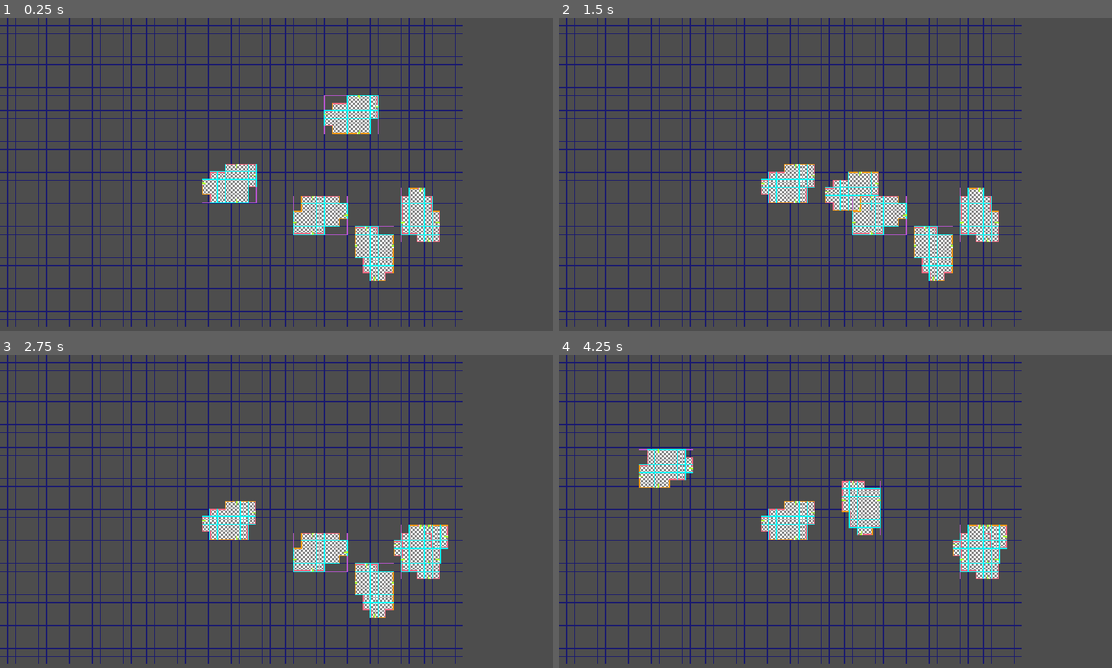
Above: before the commit, frames 1-4 (two rows, left to right).
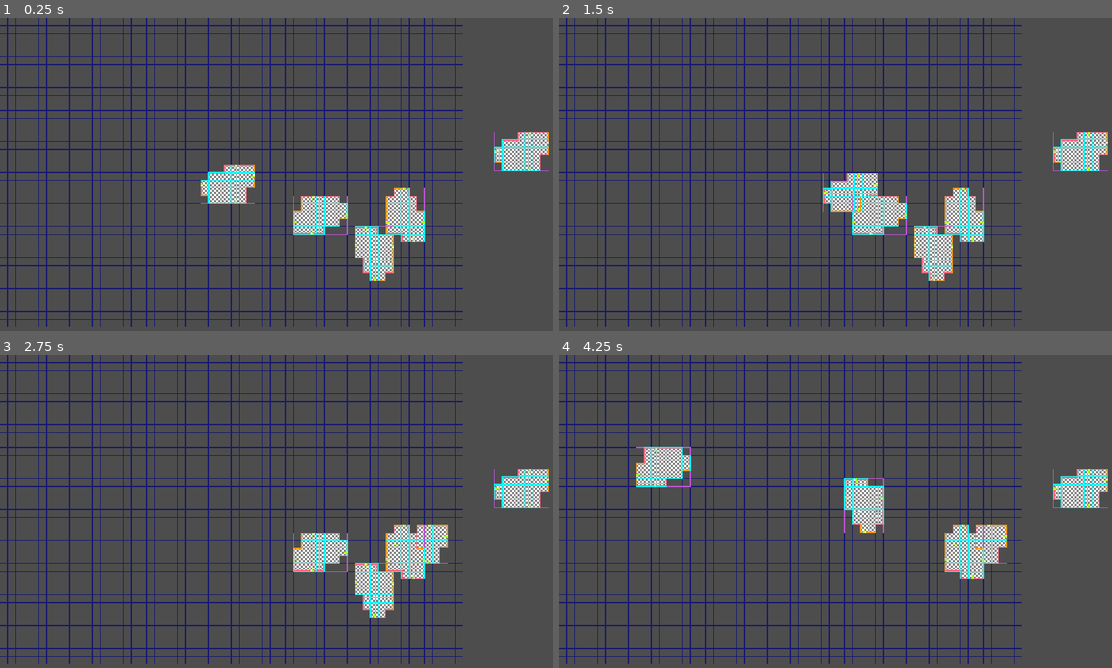
Above: after the commit, the same moments.

Repository: local-minimum/repetitions
Game: Godot game, scene res://scenes/dungeon_plan.tscn
The game is run twice, just before and just after one commit, with the same random seed, the same clock (stepped at 60 frames per second) and the same inputs.
Inputs (mouse positions are in pixels of both pictures, inside the frame that each line leads up to):
- Up to frame 1 (0.25 s): no input
- Up to frame 2 (1.5 s): tap Enter at 0.5 s; drag from (907, 118) to (785, 187) at 0.52 s; tap Space (crawl_search) at 1.25 s; drag from (785, 187) to (973, 212) at 1.27 s
- Up to frame 3 (2.75 s): hold D (crawl_strafe_right) from 2.03 s (still down); right-click (414, 549) at 2.1 s; click (414, 549) at 2.17 s
- Up to frame 4 (4.25 s): release D (crawl_strafe_right) at 2.75 s; tap Enter at 2.75 s; drag from (885, 549) to (669, 464) at 2.77 s; drag from (935, 596) to (863, 511) at 3.52 s

The runs differ from the first frame. In frame 1, 3.8% of the frame differs, in the area x 36-100%, y 24-72%; in frame 2, 3.7%; in frame 3, 3.1%; in frame 4, 4.7%, in the area x 13-100%, y 29-72%.

Commit message:
Basic grid handling

Diff:
--- a/scenes/dungeon_plan.tscn
+++ b/scenes/dungeon_plan.tscn
@@ -1,28 +1,38 @@
-[gd_scene load_steps=3 format=3 uid="uid://dh68rjdc2w0vf"]
+[gd_scene load_steps=4 format=3 uid="uid://dh68rjdc2w0vf"]
 
 [ext_resource type="PackedScene" uid="uid://ctcvff10ujxfr" path="res://scenes/rooms/start_room.tscn" id="1_ldlxd"]
 [ext_resource type="Script" uid="uid://73wn6oety2kg" path="res://scripts/2d/grid2d.gd" id="1_n4crp"]
+[ext_resource type="Script" uid="uid://dpu4cq0swyq2p" path="res://scripts/reps/dungeon_planner.gd" id="1_ou8db"]
 
-[node name="Dungeon Plan" type="Node2D"]
+[node name="Dungeon Planner" type="Node2D" node_paths=PackedStringArray("grid", "rooms")]
+script = ExtResource("1_ou8db")
+grid = NodePath("Grid2D")
+rooms = [NodePath("Rooms/Room"), NodePath("Rooms/Room2"), NodePath("Rooms/Room3"), NodePath("Rooms/Room4"), NodePath("Rooms/Room5")]
+
+[node name="Grid2D" type="Node2D" parent="."]
 script = ExtResource("1_n4crp")
 tile_size = Vector2(16, 16)
 extent = Rect2i(0, 0, 60, 40)
 show_grid = true
+metadata/_custom_type_script = "uid://73wn6oety2kg"
 
-[node name="Room" parent="." instance=ExtResource("1_ldlxd")]
-position = Vector2(720, 208)
+[node name="Rooms" type="Node2D" parent="."]
 
-[node name="Room2" parent="." instance=ExtResource("1_ldlxd")]
+[node name="Room" parent="Rooms" instance=ExtResource("1_ldlxd")]
+position = Vector2(1073, 284)
+
+[node name="Room2" parent="Rooms" instance=ExtResource("1_ldlxd")]
 position = Vector2(467, 350)
 
-[node name="Room3" parent="." instance=ExtResource("1_ldlxd")]
-position = Vector2(864, 400)
+[node name="Room3" parent="Rooms" instance=ExtResource("1_ldlxd")]
+position = Vector2(836, 394)
 rotation = 1.5707964
+placed = true
 
-[node name="Room4" parent="." instance=ExtResource("1_ldlxd")]
+[node name="Room4" parent="Rooms" instance=ExtResource("1_ldlxd")]
 position = Vector2(672, 400)
-rotation = 3.1415927
+rotation = -3.1415925
 
-[node name="Room5" parent="." instance=ExtResource("1_ldlxd")]
+[node name="Room5" parent="Rooms" instance=ExtResource("1_ldlxd")]
 position = Vector2(784, 496)
-rotation = 4.712389
+rotation = -1.5707964
--- a/scripts/2d/draggable.gd
+++ b/scripts/2d/draggable.gd
@@ -1,5 +1,7 @@
 extends Resource
 class_name Draggable
+
+@export var no_drag_zone_sq: float = 4
 
 @export var snap_to_grid: bool = true
 @export_range(0.0, 0.5) var snap_distance_fraction: float = 0.5
@@ -15,24 +17,26 @@
     get():
         return _rotating
 
-var _enabled: bool = true
+var _disabled: Array[Node2D]
 
 var grid: Grid2D
 var _rotating: bool
 var _hovered: Node2D
 var _dragging: Node2D
-var _coordinates: Vector2i
-var _drag_grid_origin: Vector2i
-
-signal on_drag_end(from: Vector2i, to: Vector2i)
+
+var _drag_start: Vector2
+var _drag_origin: Vector2i
+var _drag_origin_valid: bool
+
+signal on_grid_drag_end(node: Node2D, start_point: Vector2, from: Vector2i, from_valid: bool, to: Vector2i, to_valid: bool)
 
 const DIR_NORTH: int = 0
 const DIR_WEST: int = 1
 const DIR_SOUTH: int = 2
 const DIR_EAST: int = 3
 
-func enable(_node: Node2D) -> void:
-    _enabled = true
+func enable(node: Node2D) -> void:
+    _disabled.erase(node)
 
 func disable(node: Node2D) -> void:
     if _dragging == node:
@@ -40,7 +44,8 @@
         _dragging = null
         _emit_drag_end(node)
 
-    _enabled = false
+    if !_disabled.has(node):
+        _disabled.append(node)
 
 func calculate_coordinates(node: Node2D) -> Vector2i:
     if grid != null:
@@ -81,7 +86,7 @@
             return coords
 
 func handle_input_event(node: Node2D, event: InputEvent) -> void:
-    if !_enabled:
+    if _disabled.has(node):
         return
 
     if allow_rotation:
@@ -195,7 +200,7 @@
     node.get_viewport().set_input_as_handled()
 
 func _handle_drag_start(node: Node2D) -> void:
-    print_debug("[Draggable %s] Start draggin while %s hovered" % [node.name, _hovered])
+    # print_debug("[Draggable %s] Start draggin while %s hovered" % [node.name, _hovered])
 
     if _dragging == node || _hovered != node:
         return
@@ -204,12 +209,16 @@
         _handle_drag_end(_dragging)
 
     _dragging = node
-    _drag_grid_origin = _coordinates
+
+    _drag_start = node.global_position
+    _drag_origin = calculate_coordinates(node)
+    _drag_origin_valid = grid != null && grid.is_inside_grid(node.global_position)
+
     InputCursorHelper.remove_node(node)
     InputCursorHelper.add_state(node, InputCursorHelper.State.DRAG)
 
 func _handle_drag_end(node: Node2D) -> void:
-    print_debug("[Draggable %s] End dragging while %s is dragged" % [node.name, _dragging])
+    # print_debug("[Draggable %s] End dragging while %s is dragged" % [node.name, _dragging])
 
     if _dragging != node || node == null:
         return
@@ -218,21 +227,33 @@
     InputCursorHelper.remove_node(node)
     if _hovered == node:
         InputCursorHelper.add_state(node, InputCursorHelper.State.HOVER)
+
+
+    if node.global_position.distance_squared_to(_drag_start) < no_drag_zone_sq:
+        node.global_position = _drag_start
+        return
+
     _emit_drag_end(node)
 
-func _emit_drag_end(_node: Node2D) -> void:
-    # TODO: Figure this out!
-    on_drag_end.emit(_drag_grid_origin, _drag_grid_origin)
+func _emit_drag_end(node: Node2D) -> void:
+    on_grid_drag_end.emit(
+        node,
+        _drag_start,
+        _drag_origin,
+        _drag_origin_valid,
+        calculate_coordinates(node),
+        grid != null && grid.is_inside_grid(node.global_position)
+    )
 
 func handle_mouse_enter(node: Node2D) -> void:
     # print_debug("[Draggable %s] Mouse enter" % [node.name])
-    if _hovered == node:
+    if _disabled.has(node) || _hovered == node:
         return
     elif _hovered != null:
         handle_mouse_exit(_hovered)
 
     _hovered = node
-    if _enabled:
+    if !_disabled.has(node):
         InputCursorHelper.add_state(node, InputCursorHelper.State.HOVER)
 
 func handle_mouse_exit(node: Node2D) -> void:
--- a/scripts/reps/blueprint_room.gd
+++ b/scripts/reps/blueprint_room.gd
@@ -11,10 +11,11 @@
 @export var debug: bool
 @export var placed: bool:
     set(value):
-        if value:
-            draggable.enable(self)
-        else:
-            draggable.disable(self)
+        if !Engine.is_editor_hint():
+            if value:
+                draggable.enable(self)
+            else:
+                draggable.disable(self)
         placed = value
 
 var grid: Grid2D:
@@ -61,6 +62,24 @@
 
     collision.polygon = perimeter()
 
+func snap_to_grid() -> void:
+    if grid == null:
+        print_debug("[Blueprint Room %s] Cannot snap to nothing" % name)
+        return
+
+    if grid.is_inside_grid(global_position):
+        var r: Rect2i = outline.get_used_rect()
+        var origin: Vector2i = grid.get_closest_coordinates(global_position)
+        r.position += origin
+
+        if grid.extent.encloses(r):
+            global_position = grid.get_global_point(origin)
+
+        # else:
+            # print_debug("[Blueprint Room %s] I'm outside the grid: %s encloses %s = %s" % [name, grid.extent, r, grid.extent.encloses(r)])
+
+    # else:
+        # print_debug("[Blueprint Room %s] Origin outside grid" % name)
 ## Local space float precision bounding box, only reliable to say that things don't overlap
 func bounding_box() -> Rect2:
     return TileMapLayerUtils.bounding_box(outline)
@@ -276,11 +295,30 @@
         push_error("Failed to connect mouse exit")
     if !input_event.is_connected(_handle_input_event) && input_event.connect(_handle_input_event) != OK:
         push_error("Failed to connect input event")
+    if draggable.on_grid_drag_end.connect(_handle_grid_drag_end) != OK:
+        push_error("Failed to connect grid drag end")
 
 func _exit_tree() -> void:
     mouse_entered.disconnect(_handle_mouse_enter)
     mouse_exited.disconnect(_handle_mouse_exit)
     input_event.disconnect(_handle_input_event)
+    draggable.on_grid_drag_end.disconnect(_handle_grid_drag_end)
+
+func _ready() -> void:
+    if placed:
+        draggable.disable(self)
+    else:
+        draggable.enable(self)
+
+func _handle_grid_drag_end(node: Node2D, start_point: Vector2, _from: Vector2i, _from_valid: bool, _to: Vector2i, to_valid: bool) -> void:
+    if node != self:
+        return
+
+    if !to_valid:
+        global_position = start_point
+
+    # TODO: Check for valid placement
+    snap_to_grid()
 
 func _handle_mouse_enter() -> void:
     draggable.handle_mouse_enter(self)
--- /dev/null
+++ b/scripts/reps/dungeon_planner.gd
@@ -0,0 +1,9 @@
+extends Node2D
+
+@export var grid: Grid2D
+@export var rooms: Array[BlueprintRoom]
+
+func _ready() -> void:
+    for room: BlueprintRoom in rooms:
+        room.grid = grid
+        room.snap_to_grid()
Not shown, added: scripts/reps/dungeon_planner.gd.uid
